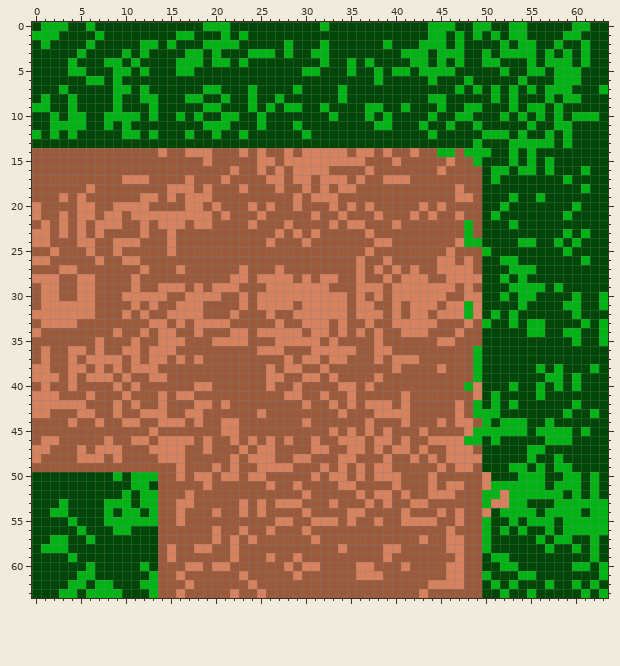
Pixel-art sprite: img/tiles/turn_2.png. The picture above was drawn from the file before the commit.
The file is 64x64 pixels.
The result:
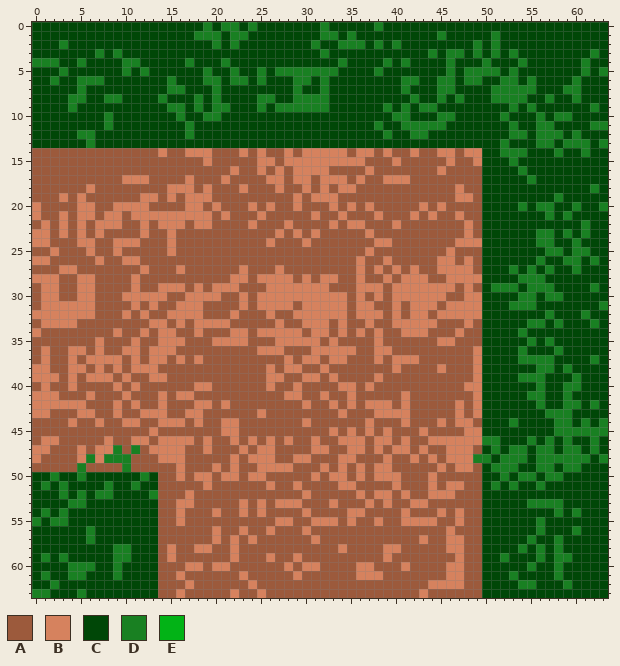
Palette (. is transparent): A #9c5a3c  B #d6825e  C #004707  D #198022  E #02b316
Changes in this commit:
Changed rows in their new state; - is an unchanged pixel.
first column x 0:
 0 -CCC--C------------DCDD-D-------D-----D-----CCC--CC--CC-----CC--
 1 CCC----C--------CCDDDCDD--------DD-D--------CD-C-C-D-CC----CC---
 2 -C-D--C-----CC-C---CDCD-----C--DC-DDD-DCD--CCC-C-D-DC-CC--C--C--
 3 -----C-D-DC-C----CC-C---CCC-C--CD--------CCCDCDD-DCDCDCC-C-C-CD-
 4 DDD-CD--CCDD----CDC-CD-C--------C-DC-C-D-DCC-CDC--DC--DC-CCC-D--
 5 ---DCC---CD-D---CC-D--D--D-DDDDDDD-C--D-CC-CCCD-DDDDCD-CC-CCCD-D
 6 --D--DDD-C-----D---DD-DD-D---DD-D-----C--DD-CDD-DD--DDCD--CCD---
 7 ---C-D---CC-C--DD--CD---C----D--D-C------D---DDC-C-DDDDD-CCDD--C
 8 -C--DD--DD--CCD--CD-DC--CDDC-DDDD-C-------D-CD-D---DDDD--D-CD---
 9 CC--D----C---C-DD-DCDD--CDCDDDDDD----CCD-D-DDC--CC---D-DC-C---D-
10 --C-CC--DCCC-C--D-CDDCC--C-------C---C-CDD--CDDCC---D-C-D-DDCCC-
11 --CCCC--D-C------D-CCC---C---C--------DC-DDDDDC--C---D-CDDCC--DD
12 C-C-CDD---CC-C---D--C--C------C--------D--DDC-----CCCDD-DDDCD---
13 ------D------------------------------------------C--DCCCDD-DDD-D
14 ---------------------------------------------BB-BBC-DDDC--D--D--
15 -------------------------------------------------B---D-C-C------
16 ---------------------------------------------------CC-DC-C---C--
17 ---------------------------------------------------C---D---C----
18 -------------------------------------------------------------CD-
19 -----------------------------------------------------C--C-D-----
20 ----------------------------------------------------C-D-DD--D--D
21 ---------------------------------------------------C-----D-D----
22 ------------------------------------------------B----C-------D--
23 ------------------------------------------------B-------DD-D-D--
24 ------------------------------------------------BB----CCDDC-D---
25 --------------------------------------------------C------DDCDD--
26 ----------------------------------------------------CC--D--DDCD-
27 -----------------------------------------------------DCD-D--D---
28 ----------------------------------------------------C-DDD-------
29 ---------------------------------------------------DDDCDDDC---D-
30 ----------------------------------------------------C-DD-DD-C--C
31 ------------------------------------------------B----DDD---CC--D
32 ------------------------------------------------B--C-C---D--CD--
33 --------------------------------------------------C--C-DD-D--CDC
34 ------------------------------------------------------DCC--CC--C
35 -------------------------------------------------------D-D--C--C
36 -------------------------------------------------B----D---D-----
37 -------------------------------------------------B----DDDD----D-
38 -------------------------------------------------B------DDCD--C-
39 -------------------------------------------------B----DDDCC-D---
40 ------------------------------------------------B----C--D-CDD---
41 ---------------------------------------------------C---DD--D----
42 -------------------------------------------------B-C-C--D--DD-D-
43 -------------------------------------------------BCC-----DDD--C-
44 --------------------------------------------------C-CDC--CDD-D-D
45 -------------------------------------------------BCCCCC-CCDDDDDD
46 ------------------------------------------------BBDD---D-DCD--D-
47 ---------D-D---------------------------------------D-DDCDD-DD-D-
48 ------D-DDD--------------------------------------DD-DDDCDDDDDD-D
49 -----D----D----------------------------------------DDDC-DDCDD---
50 --D--D---C-CDC------------------------------------C-D-DDCDDCC-C-
51 -D-D----D--DC-------------------------------------CDCDCCD-CCC-C-
52 ---D-D-DD-C-CD------------------------------------CCCCCCCCC-C-C-
53 ---CDD--CCC-CC------------------------------------CCCCCDDDDCCCCC
54 -DCD----C-CC-C------------------------------------C-CCCC-CDCD-CC
55 D-DDC---CCCCCC------------------------------------C--C-CDC-CCCCC
56 -----CD--CC---------------------------------------C-C-C-DC-CDCCC
57 --CC--D-------------------------------------------C----DC-DC--C-
58 -CCC-----DD---------------------------------------C---D-DCD-C-C-
59 -D-DC----DD----------------------------------------CD---D-DD--C-
60 ----DDD--D--C---------------------------------------CC-D--D-CC-C
61 -D--DDC--D---C------------------------------------C--DCC--D----C
62 --D-CC-CC---CC-------------------------------------C-CDD-C-DC-C-
63 DD-CCDCCCC---C--------------------------------------C--C-----C-C
